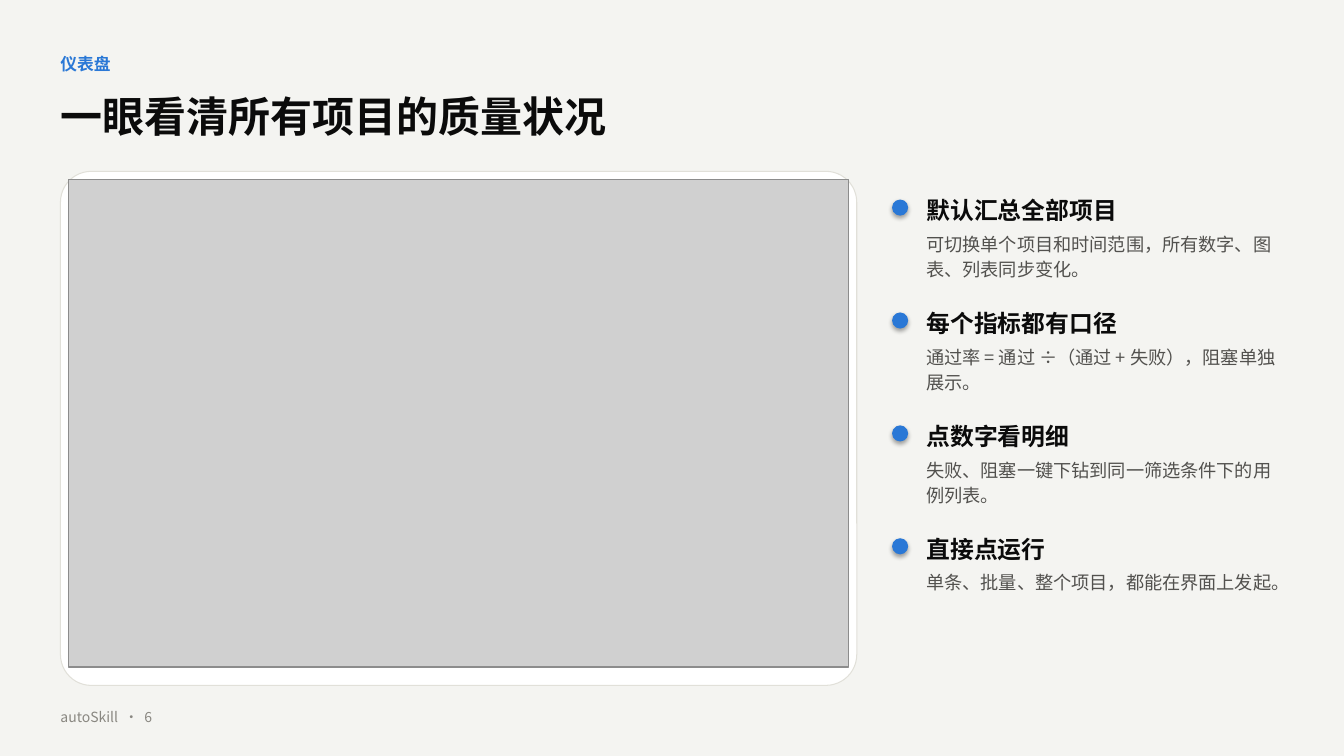
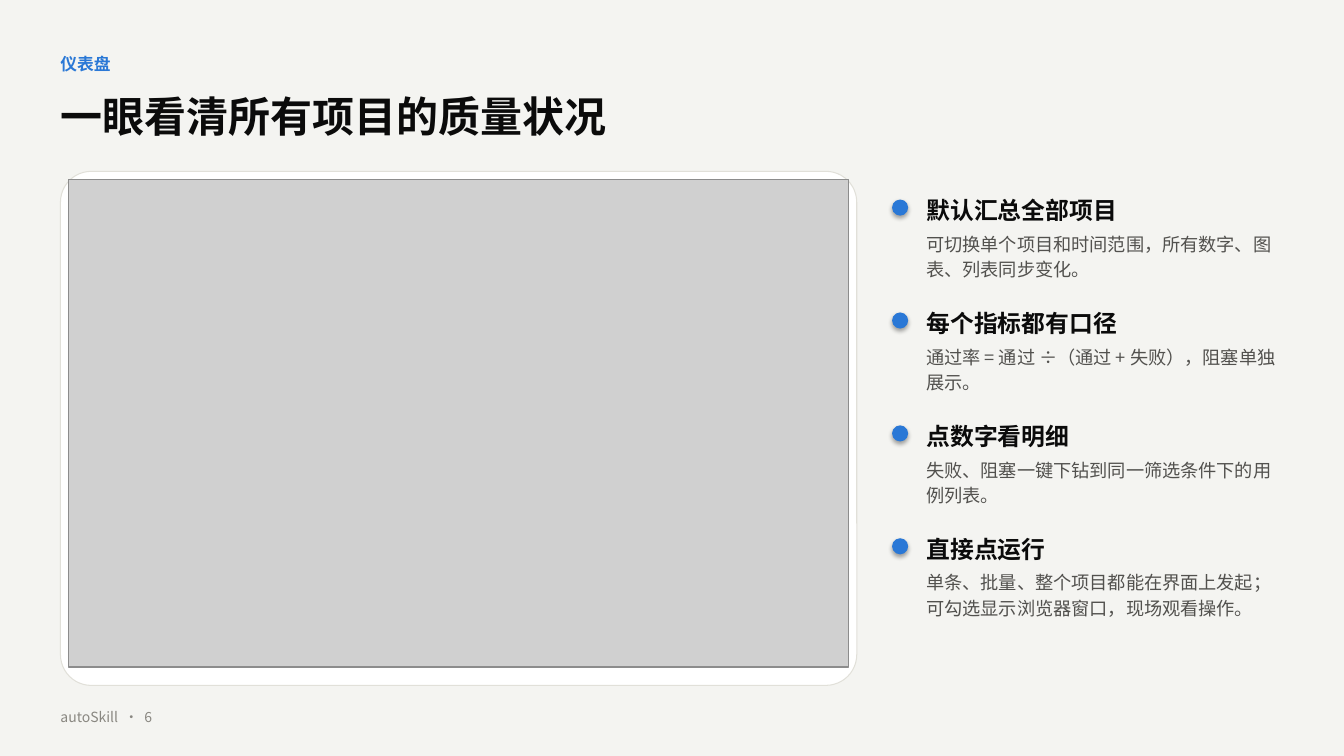
Before and after one commit to lance-donif/autoSkill, a slide deck: slide 6 of deliverables/autoSkill-产品介绍.pptx. Drawn at 1344x756 pixels with LibreOffice and Linux fonts; fonts in the diff are those of the drawing; grey boxes stand for pictures. Boxes give left, top, right and bottom in pixels: in the first picture for what was removed or moved away, otherwise in the second. Text is boxed around its words. In the diff, an @@ line names an element or a change of style, - is before the commit and + after.

```diff
--- a/deliverables/autoSkill-产品介绍.pptx
+++ b/deliverables/autoSkill-产品介绍.pptx
@@ text at [926,573,1271,617]: text changed @@
-单条、批量、整个项目，都能在界面上发起。
+单条、批量、整个项目都能在界面上发起；可勾选显示浏览器窗口，现场观看操作。
```
Also in this commit, not shown: 2 other slides changed, 5 other files.
